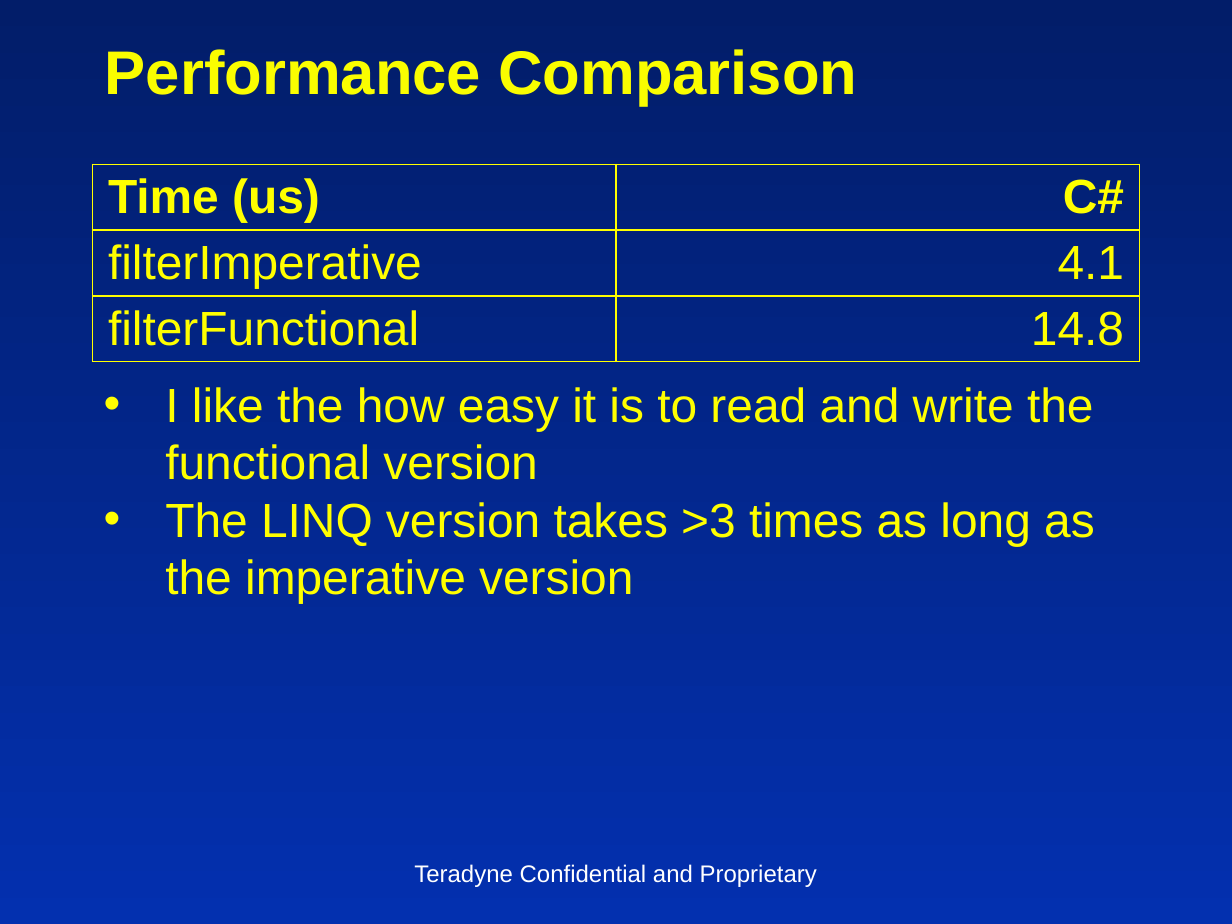
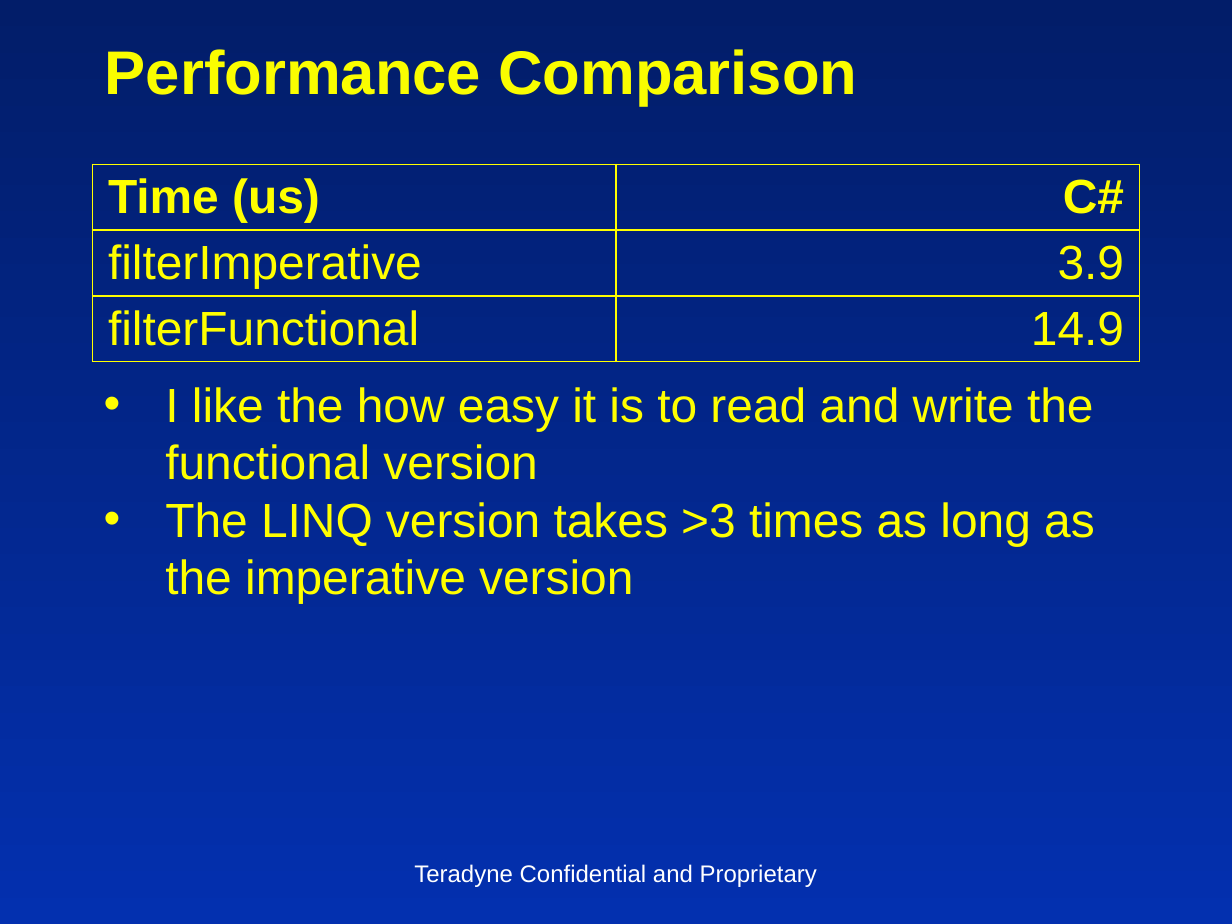
Before and after one commit to insideoutclub/Euler, a slide deck: slide 13 of FiveEasyPieces1.pptx. Drawn at 1232x924 pixels with LibreOffice and Linux fonts; fonts in the diff are those of the drawing. Boxes give left, top, right and bottom in pixels: in the first picture for what was removed or moved away, otherwise in the second. Text is boxed around its words. In the diff, an @@ line names an element or a change of style, - is before the commit and + after.

```diff
--- a/FiveEasyPieces1.pptx
+++ b/FiveEasyPieces1.pptx
@@ table at box(92, 164, 1140, 350) @@
-row 2, column 2: 4.1
+row 2, column 2: 3.9
-row 3, column 2: 14.8
+row 3, column 2: 14.9
```
Also in this commit, not shown: 8 other slides changed, 2 slides added, 1 slide removed, 1 other file.
